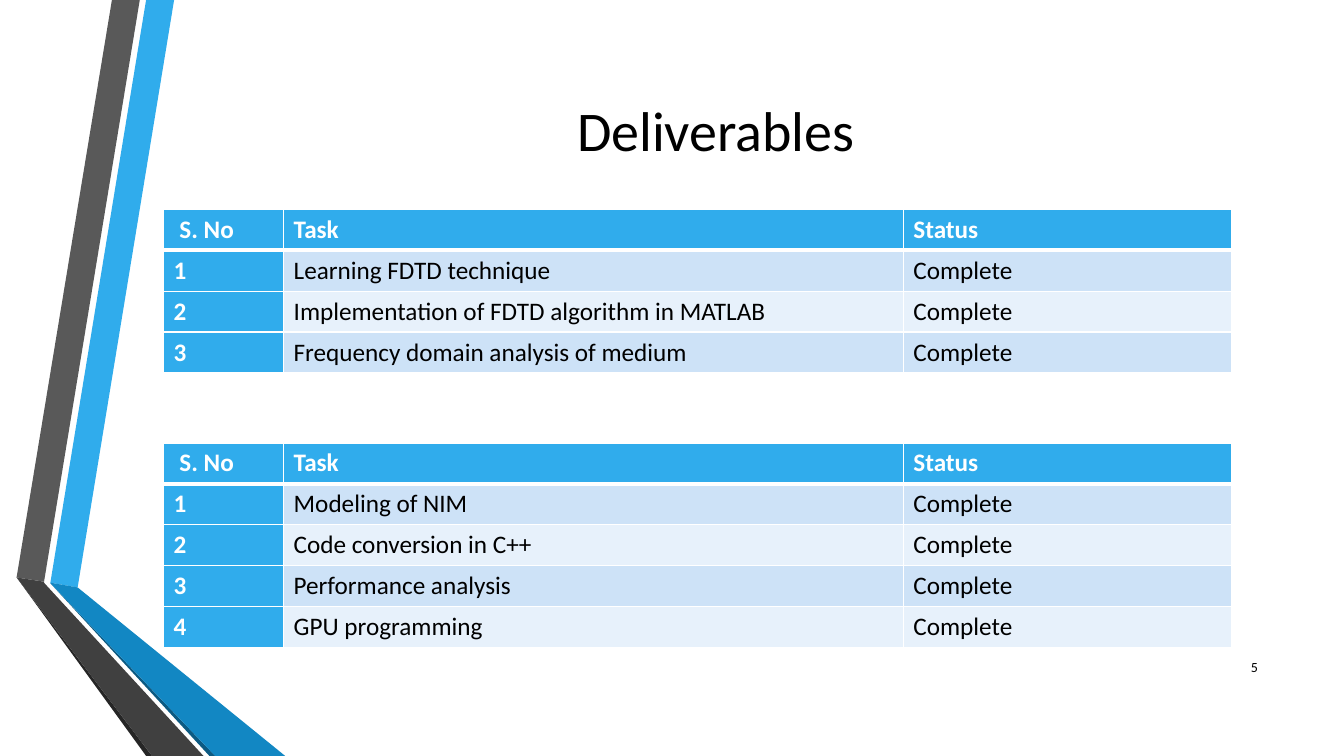
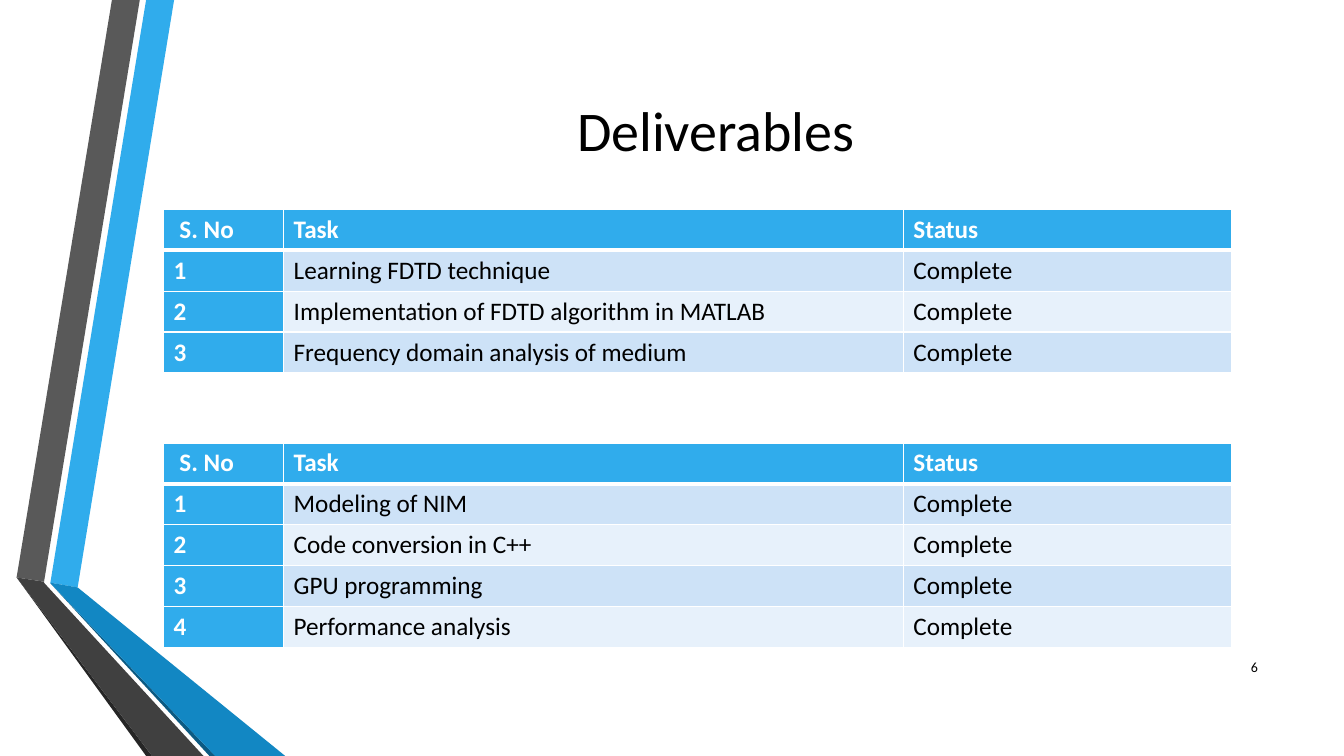
Before and after one commit to junaidnasir/gpu-em-nim, a slide deck: slide 6 of FYP_Defense_Presentation/FYP-2_presentation.pptx (slide 5 before the commit). Drawn at 1344x756 pixels with LibreOffice and Linux fonts; fonts in the diff are those of the drawing; background and template pictures are left out. Boxes give left, top, right and bottom in pixels: in the first picture for what was removed or moved away, otherwise in the second. Text is boxed around its words. In the diff, an @@ line names an element or a change of style, - is before the commit and + after.

```diff
--- a/FYP_Defense_Presentation/FYP-2_presentation.pptx
+++ b/FYP_Defense_Presentation/FYP-2_presentation.pptx
@@ table at [163, 443, 1232, 646] @@
-row 4, column 2: Performance analysis
+row 4, column 2: GPU programming
-row 5, column 2: GPU programming
+row 5, column 2: Performance analysis
@@ page number at [1251, 662, 1258, 672]: text changed @@
-5
+6
```
Also in this commit, not shown: 11 other slides changed, 2 slides added.
